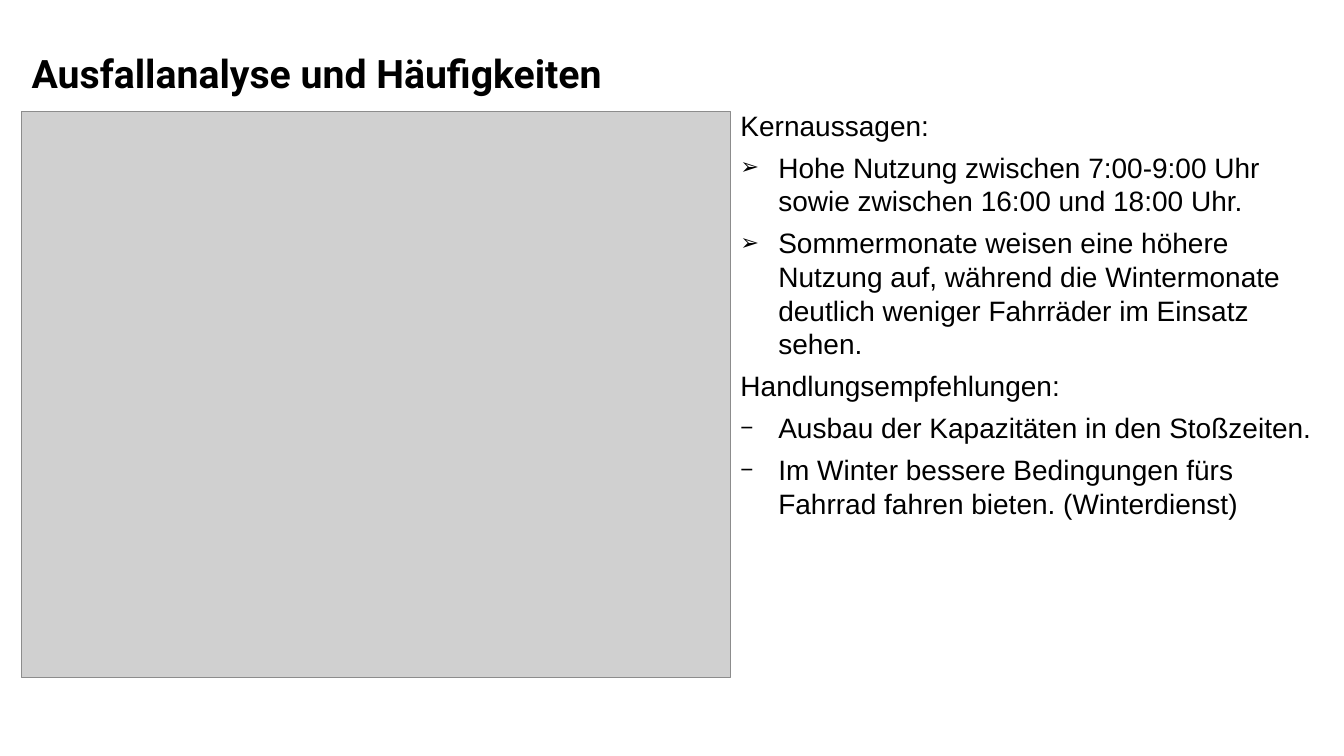
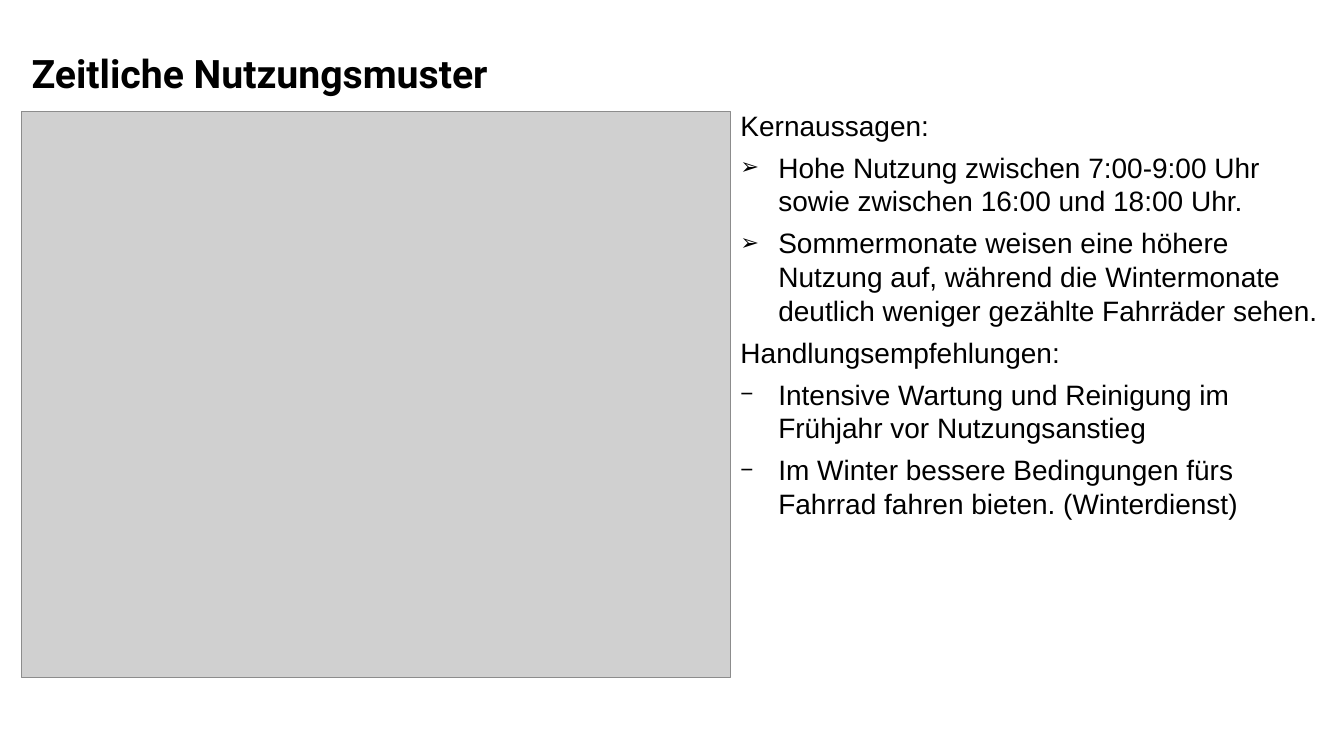
Before and after one commit to floriankulig/data-science-vl, a slide deck: slide 4 of praesentation/auswertung_muenchen_praesentation.pptx. Drawn at 1344x756 pixels with LibreOffice and Linux fonts; fonts in the diff are those of the drawing; grey boxes stand for pictures. Boxes give left, top, right and bottom in pixels: in the first picture for what was removed or moved away, otherwise in the second. Text is boxed around its words. In the diff, an @@ line names an element or a change of style, - is before the commit and + after.

Commit message:
fix presentation slides

```diff
--- a/praesentation/auswertung_muenchen_praesentation.pptx
+++ b/praesentation/auswertung_muenchen_praesentation.pptx
@@ text at (32,58,488,96): text changed @@
-Ausfallanalyse und Häufigkeiten
+Zeitliche Nutzungsmuster
@@ text at (778,232,1317,326): text changed @@
-➢ Sommermonate weisen eine höhere Nutzung auf, während die Wintermonate deutlich weniger Fahrräder im Einsatz sehen.
+➢ Sommermonate weisen eine höhere Nutzung auf, während die Wintermonate deutlich weniger gezählte Fahrräder sehen.
@@ text at (778,384,1229,443): text changed @@
-− Ausbau der Kapazitäten in den Stoßzeiten.
+− Intensive Wartung und Reinigung im Frühjahr vor Nutzungsanstieg
```
Also in this commit, not shown: 1 other slide changed.
